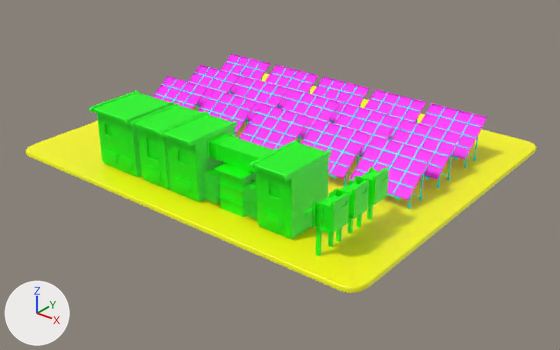
The FBX model web/public/model/Area_C.fbx, before and after one commit.
Rendered twice from a camera (50 mm lens) standing at (0.64, -0.901, 0.531) and looking at (-0.083, 0.002, -0.029). Lighting does not change. The marker at lower left points along +X, +Y and +Z. The older version comes first. Where no turn or scale is listed for an object, it has been applied to the vertices.

The older version as bpy lines, for what is in view:
```python
mat_texture_b = principled_material('texture_B')
mat_texture_b.base_color = (1.0, 1.0, 0.0)  # yellow #ffff00
mat_texture_c = principled_material('texture_C')
mat_texture_c.base_color = (0.0, 1.0, 0.0)  # green #00ff00
mat_texture_d = principled_material('texture_D')
mat_texture_d.base_color = (0.0, 1.0, 1.0)  # cyan #00ffff
me_mesh = bpy.data.meshes.new('Mesh')
me_mesh.from_pydata(...)  # 4372 vertices, 3237 faces; spans x -0.335..0.335, y -0.281..0.281, z -0.058..0.058
# faces by material slot: [1440, 210, 1553, 34]
me_mesh.materials.append(mat_texture_d)  # cyan #00ffff
me_mesh.materials.append(mat_texture_e)  # pink #ff00ff
me_mesh.materials.append(mat_texture_c)  # green #00ff00
me_mesh.materials.append(mat_texture_b)  # yellow #ffff00
ob_area_c = bpy.data.objects.new('Area_C', me_mesh)
ob_area_c.location = (-0.103, 0.034, 0.048)
```
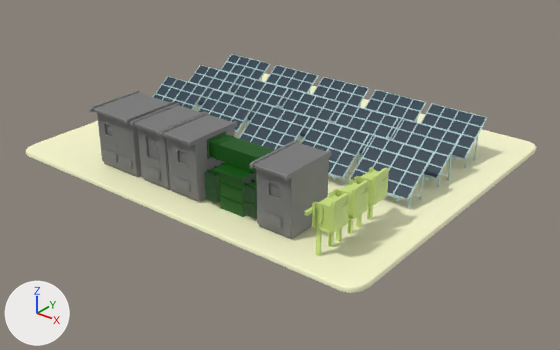
Edits to the bpy script that builds the scene:
```text
Change mat_texture_d:
    mat_texture_d.base_color: (0.0, 1.0, 1.0) -> (0.0, 0.0245, 0.049)  # cyan #00ffff -> dark blue #002b3f
Change mat_texture_c:
    mat_texture_c.base_color: (0.0, 1.0, 0.0) -> (0.502, 0.718, 0.718)  # green #00ff00 -> pale blue #bcdcdc
Change mat_texture_b:
    mat_texture_b.base_color: (1.0, 1.0, 0.0) -> (1.0, 1.0, 0.654)  # yellow #ffff00 -> beige #ffffd3
Add mat_texture_i:
    mat_texture_i = principled_material('texture_I')
    mat_texture_i.base_color = (0.195, 0.195, 0.195)  # grey #7a7a7a
Add mat_texture_j:
    mat_texture_j = principled_material('texture_J')
    mat_texture_j.base_color = (0.613, 0.784, 0.216)  # green #cde580
Add mat_texture_l:
    mat_texture_l = principled_material('texture_L')
    mat_texture_l.base_color = (0.0, 0.09, 0.0)  # dark green #005500
Change me_mesh:
    where me_mesh.from_pydata(...)  # 4372 vertices, 3237 faces; spans x -0.335..0.335, y -0.281..0.281, z -0.058..0.058
    used by ob_area_c; location = (-0.103, 0.034, 0.048)
    me_mesh part 1: all 1440 faces that had it switch from mat_texture_d (cyan #00ffff) to mat_texture_c (pale blue #bcdcdc)
    me_mesh part 2: 9 of the faces centred in x 0.007..0.229, y -0.034..0.141, z 0.0 switch from mat_texture_e (pink #ff00ff) to mat_texture_d (dark blue #002b3f)
    me_mesh part 3: 6 of the faces centred in x -0.218..-0.104, y -0.034..0.141, z 0.0 switch from mat_texture_e (pink #ff00ff) to mat_texture_d (dark blue #002b3f)
    me_mesh part 4: 195 of the faces centred in x -0.268..0.279, y -0.068..0.174, z -0.024..0.025 switch from mat_texture_e (pink #ff00ff) to mat_texture_c (pale blue #bcdcdc)
    me_mesh part 5: 603 of the faces centred in x -0.18..0.034, y -0.247..-0.149, z -0.042..0.058 switch from mat_texture_c (green #00ff00) to mat_texture_i (grey #7a7a7a)
    me_mesh part 6: 176 of the faces centred in x 0.142..0.202, y -0.247..-0.15, z -0.042..0.058 switch from mat_texture_c (green #00ff00) to mat_texture_i (grey #7a7a7a)
    me_mesh part 7: all 566 faces centred in x 0.239..0.273, y -0.257..-0.105, z -0.028..0.042 switch from mat_texture_c (green #00ff00) to mat_texture_j (green #cde580)
    me_mesh part 8: 208 of the faces centred in x 0.032..0.144, y -0.231..-0.157, z -0.044..0.05 switch from mat_texture_c (green #00ff00) to mat_texture_l (dark green #005500)
```

Pixel boxes (x1, y1, x2, y2) of what changed, in the pictures (560 x 350 px):
'Area_C', recoloured
    both: (26, 54, 537, 293)
part 1 of me_mesh, recoloured
    both: (156, 57, 481, 209)
part 2 of me_mesh, recoloured (pink to dark blue)
    both: (240, 78, 486, 198)
part 3 of me_mesh, recoloured (pink to dark blue)
    both: (154, 55, 317, 132)
part 4 of me_mesh, recoloured
    both: (153, 54, 487, 200)
part 5 of me_mesh, recoloured (green to grey)
    both: (89, 91, 237, 202)
part 6 of me_mesh, recoloured (green to grey)
    both: (250, 140, 331, 239)
part 7 of me_mesh, recoloured (lighter)
    both: (304, 167, 389, 256)
part 8 of me_mesh, recoloured (green to dark green)
    both: (204, 132, 276, 219)
